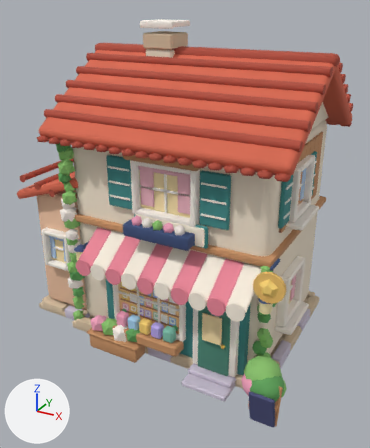
The glTF model hashikae/assets/models/view/ac_shop_r90.glb, before and after one commit.
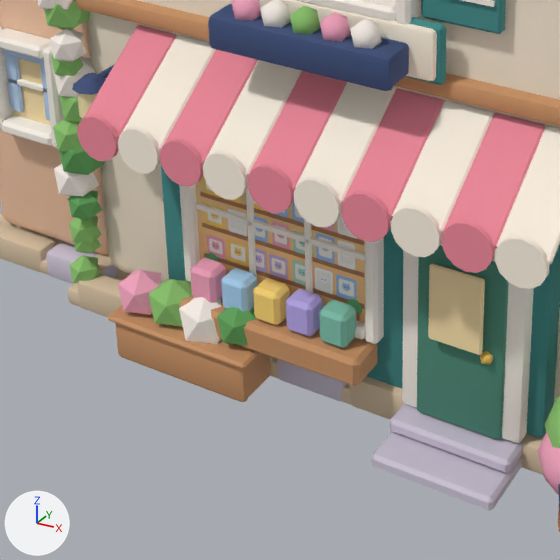
Each version is shown whole from a 50 mm lens placed at (7.7, -13.89, 10.33), pointed at (0.43, -0.68, 3.73), then close up on the part from 13% to 67% of the width and 49% to 94% of the height. The axes (+X, +Y, +Z) are drawn at lower left. The lights are the same throughout. The older version's two pictures come first. Where no turn or scale is listed for an object, it has been applied to the vertices. Vertices at exactly the same position are counted once.

Names of what the first close-up shows: 'body', 'nomask'.
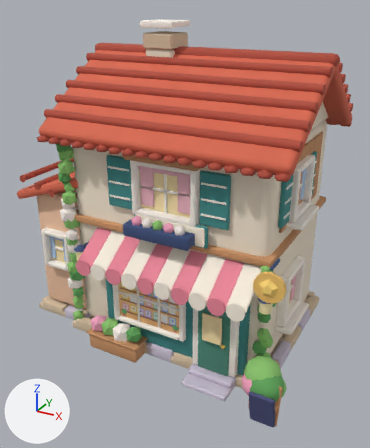
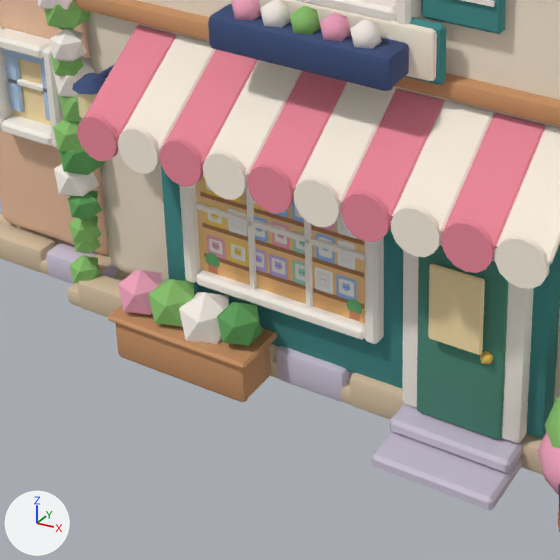
Location of each change, [x1, y1, x2, y2] in pixels of the close-ups (560 x 560 px):
'nomask', reshaped: before [108, 258, 560, 532]; after [108, 270, 560, 532]
part 1 of me_nomask, deleted: before [179, 258, 377, 386]

Diff of the bpy script that builds the scene:
```diff
--- a/hashikae/assets/models/view/ac_shop_r90.glb.py
+++ b/hashikae/assets/models/view/ac_shop_r90.glb.py
@@ me_nomask @@
 # used by ob_nomask; location = (1.62, -3.4, 0.77)
-me_nomask.from_pydata(...)  # 539 vertices, 819 faces; spans x -3.27..3.27, y -0.7..0.7, z -0.78..0.78
+me_nomask.from_pydata(...)  # 401 vertices, 615 faces; spans x -3.27..3.27, y -0.7..0.7, z -0.78..0.78
+# me_nomask part 1: 6 loose pieces with 138 vertices, spanning x -2.47..-0.07, y 0.15..0.65, z -0.15..0.63, are deleted
 me_nomask.materials.append(mat_ac_base_001)
```
